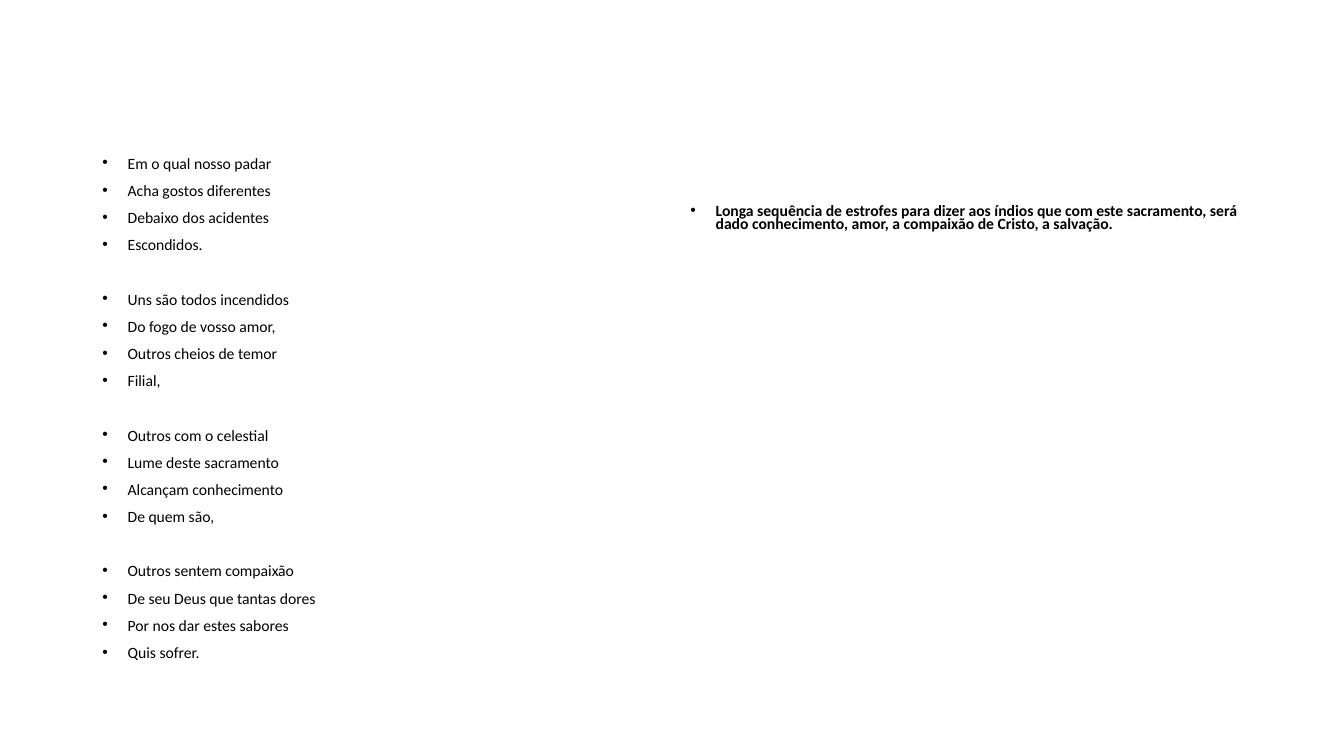
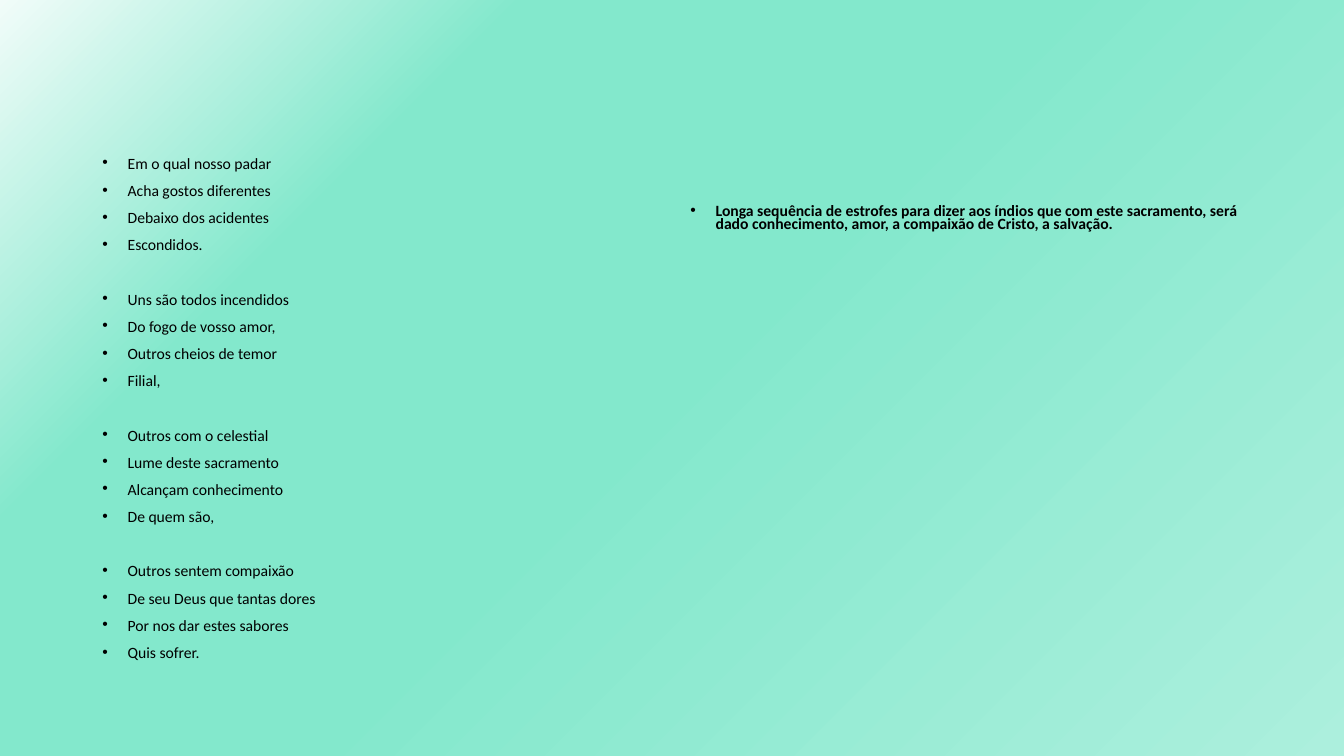
Before and after one commit to GabrielDSS0/ETEC-Coisas-Escolares, a slide deck: slide 8 of 1 etim ds 2022/LPL/Padre José de Anchieta - Poema/Ao Santíssimo Sacramento.pptx. Drawn at 1344x756 pixels with LibreOffice and Linux fonts; fonts in the diff are those of the drawing. Boxes give left, top, right and bottom in pixels: in the first picture for what was removed or moved away, otherwise in the second. Text is boxed around its words. In the diff, an @@ line names an element or a change of style, - is before the commit and + after.

```diff
--- a/1 etim ds 2022/LPL/Padre José de Anchieta - Poema/Ao Santíssimo Sacramento.pptx
+++ b/1 etim ds 2022/LPL/Padre José de Anchieta - Poema/Ao Santíssimo Sacramento.pptx
@@ background #FFFFFF to gradient #F1FCF9 to #83E8CC to #ACEFDD @@
```
Also in this commit, not shown: 13 other slides changed.
